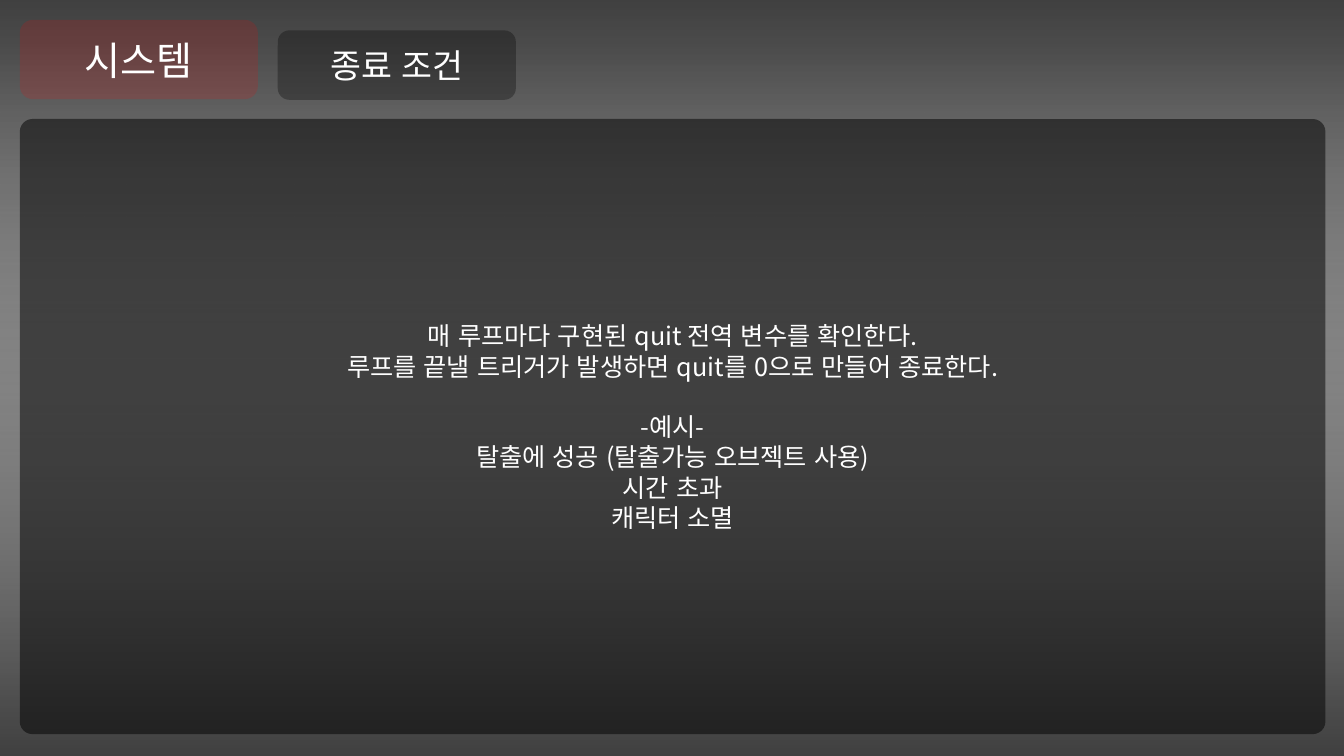
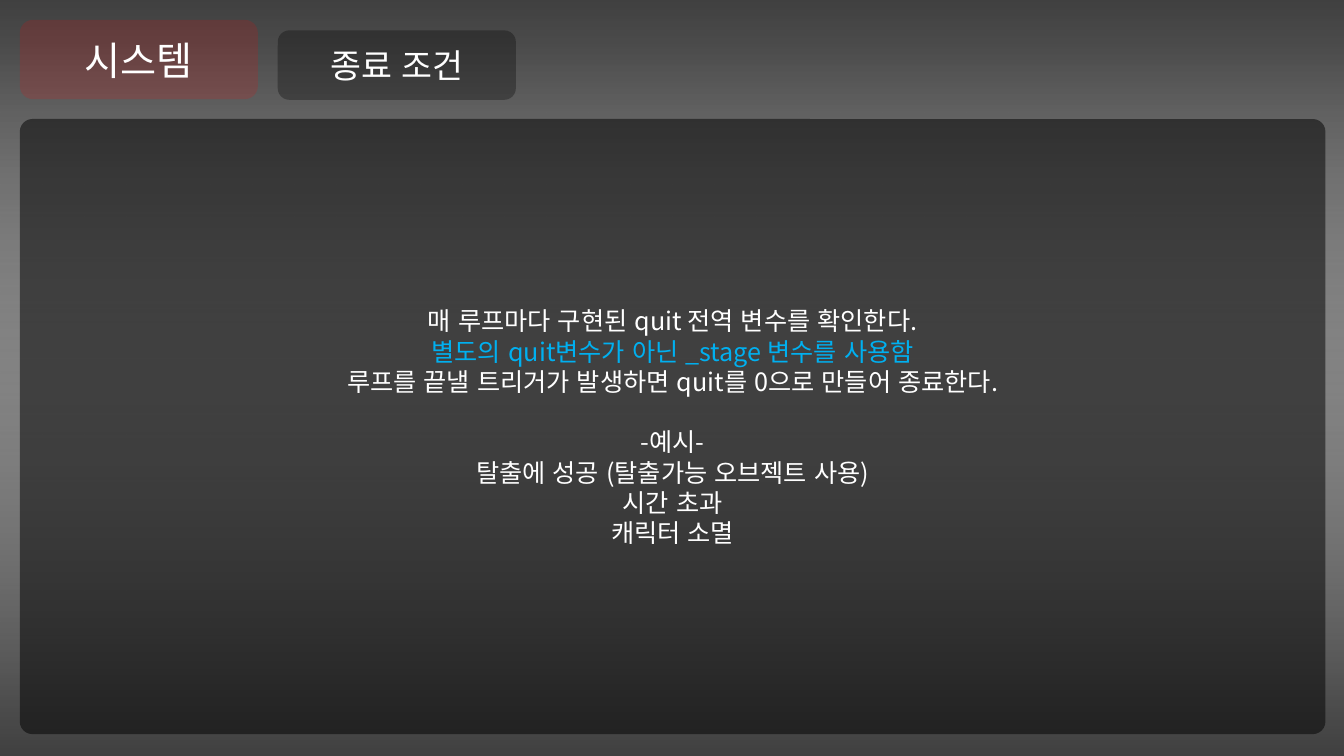
Before and after one commit to Niiok/inha_2021, a slide deck: slide 18 of May7ppt.pptm (slide 15 before the commit). Drawn at 1344x756 pixels with LibreOffice and Linux fonts; fonts in the diff are those of the drawing. Boxes give left, top, right and bottom in pixels: in the first picture for what was removed or moved away, otherwise in the second. Text is boxed around its words. In the diff, an @@ line names an element or a change of style, - is before the commit and + after.

```diff
--- a/May7ppt.pptm
+++ b/May7ppt.pptm
@@ text in rounded rectangle at [432, 335, 914, 367]: paragraph added @@
+별도의 quit변수가 아닌 _stage 변수를 사용함
```
Also in this commit, not shown: 15 other slides changed, 10 slides added, 3 other files.
